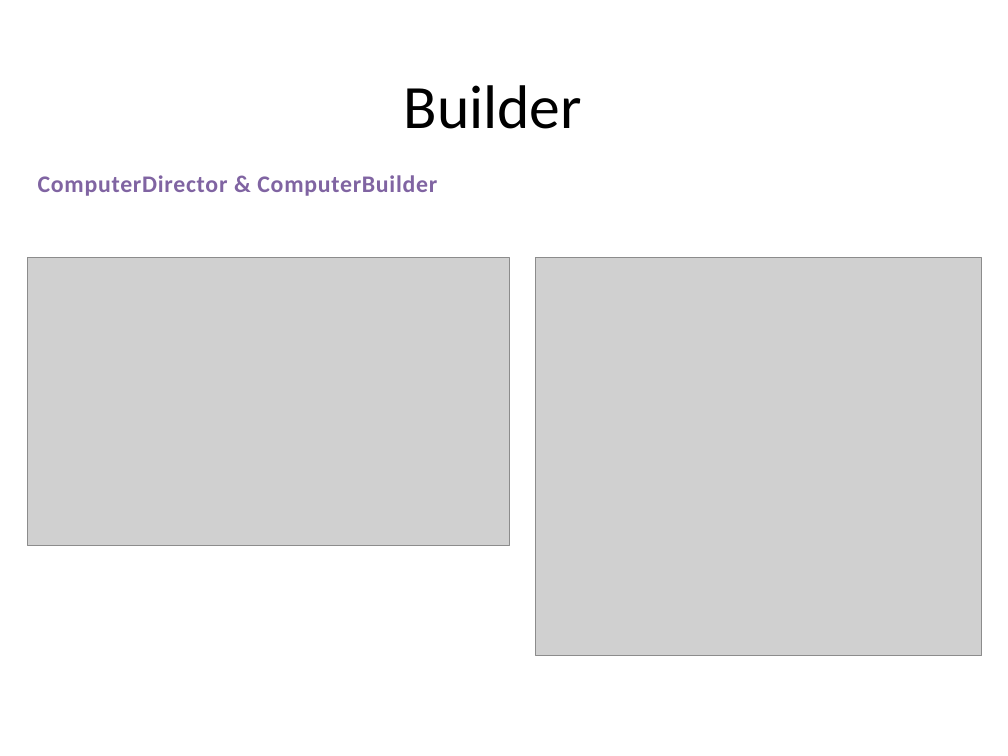
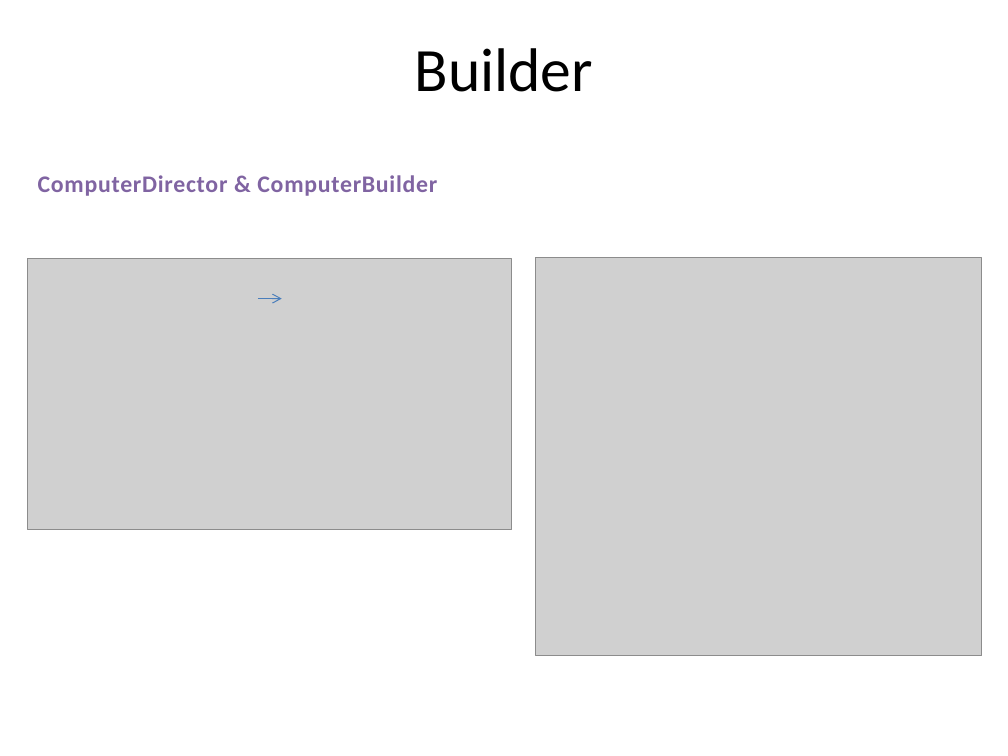
Before and after one commit to PlumpMath/DesignPattern-956, a slide deck: slide 10 of _Doc/DesignPattern.P2.Creational(Bulder).pptx. Drawn at 1008x756 pixels with LibreOffice and Linux fonts; fonts in the diff are those of the drawing; grey boxes stand for pictures. Boxes give left, top, right and bottom in pixels: in the first picture for what was removed or moved away, otherwise in the second. Text is boxed around its words. In the diff, an @@ line names an element or a change of style, - is before the commit and + after.

Commit message:
Updated Builder PPT.

```diff
--- a/_Doc/DesignPattern.P2.Creational(Bulder).pptx
+++ b/_Doc/DesignPattern.P2.Creational(Bulder).pptx
@@ text "Builder": place and size @@
-text "Builder" at <box>404,85,582,129</box>
+text "Builder" at <box>415,48,593,92</box>
@@ picture: place and size @@
-picture at <box>28,258,510,545</box>
+picture at <box>28,259,512,530</box>
@@ arrow added from (258, 298) to (282, 298), #4B7EBC 0.75 pt @@
```
Also in this commit, not shown: 19 other slides changed.
